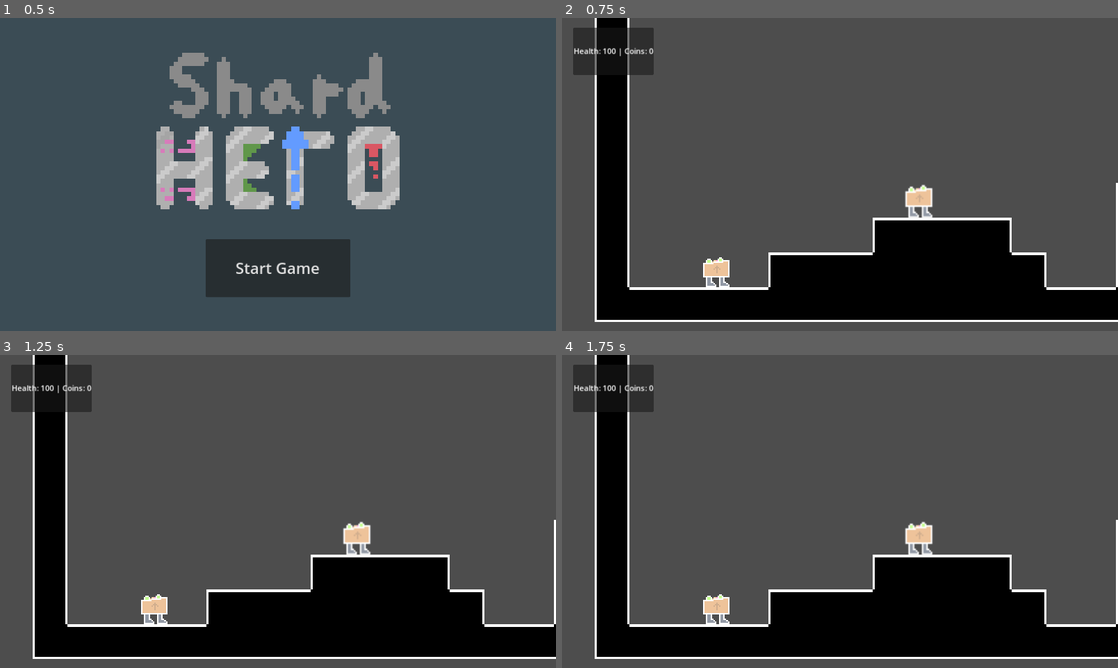
Above: before the commit, frames 1-4 (two rows, left to right).
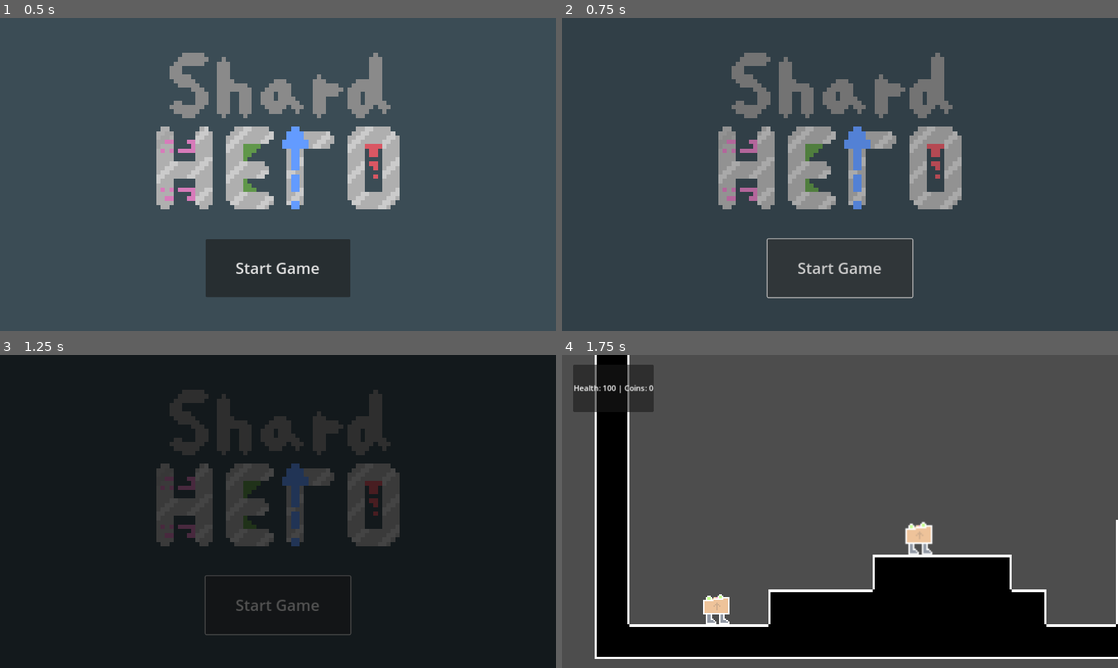
Above: after the commit, the same moments.

Repository: ShardHero/Main
Game: Godot game, scene res://scenes/title_screen.tscn
Two runs of this game, one before a commit and one after it. Both use one fixed random seed, a clock stepped at 60 frames per second and the inputs below. This scene is started directly instead of the project's main scene.
Inputs (mouse positions are in pixels of both pictures, inside the frame that each line leads up to):
- Up to frame 1 (0.5 s): no input
- Up to frame 2 (0.75 s): click "Start Game" at 0.5 s
- Up to frame 3 (1.25 s): no input
- Up to frame 4 (1.75 s): click (840, 605) at 1.25 s, where only the run after the commit has a clickable "Start Game"

Frame 1 is identical in both runs. In frame 2, 100% of the frame differs, in the area x 0-100%, y 0-100%; in frame 3, 90%; in frame 4, nothing differs.
Error after the commit: Cannot call method 'change_scene_to_file' on a null value. (res://scenes/title_screen.gd:8)

Commit message:
Fixed error with update label when main character "respawns" after losing health, change to full health and update label when character "respawns" after touching death areas, and added fade out logic to title screen scene transition

Diff:
--- a/project.godot
+++ b/project.godot
@@ -13,7 +13,6 @@
 config/name="Shard Hero"
 run/main_scene="res://scenes/level1.tscn"
 config/features=PackedStringArray("4.3", "Forward Plus")
-config/icon="res://icon.svg"
 
 [autoload]
 
--- a/scenes/death_area.gd
+++ b/scenes/death_area.gd
@@ -10,5 +10,7 @@
 		animation_player.play("fade")
 		animation_player.play("fade_in")
 		body.position = Global.spawn_position
+		Global.hp = 100
+		var_label.update_label()
 		camera.position.y = 420
 		camera.position.x = player.position.x + 300
--- a/scenes/game_manager.gd
+++ b/scenes/game_manager.gd
@@ -60,6 +60,7 @@
 			animation_player.play("fade_in")
 			main_char.position = Global.spawn_position
 			Global.hp = 100
+			var_label.update_label()
 
 func _on_damage_cooldown_timer_timeout() -> void:
 	can_take_damage = true
--- a/scenes/level1.tscn
+++ b/scenes/level1.tscn
@@ -159,6 +159,7 @@
 offset_top = 20.0
 offset_right = 190.0
 offset_bottom = 118.0
+metadata/_edit_use_anchors_ = true
 
 [node name="VarLabel" type="Label" parent="CanvasLayer/Panel"]
 unique_name_in_owner = true
--- a/scenes/title_screen.gd
+++ b/scenes/title_screen.gd
@@ -1,5 +1,8 @@
 extends Node
-
+@onready var animation_player = %AnimationPlayer
 
 func _on_button_pressed() -> void:
+	animation_player.play("fade")
+	await animation_player.animation_finished # Wait for it to finish
+
 	get_tree().change_scene_to_file("res://scenes/level1.tscn")
--- a/scenes/title_screen.tscn
+++ b/scenes/title_screen.tscn
@@ -1,7 +1,60 @@
-[gd_scene load_steps=3 format=3 uid="uid://c1mmhncol26h7"]
+[gd_scene load_steps=8 format=3 uid="uid://c1mmhncol26h7"]
 
 [ext_resource type="Script" path="res://scenes/title_screen.gd" id="1_en0v4"]
 [ext_resource type="Texture2D" uid="uid://brkd2qiag6wcn" path="res://assets/art/concept_title_draft.png" id="1_hh0x7"]
+[ext_resource type="Texture2D" uid="uid://qt5xhxkuhva4" path="res://assets/art/little_white_squre_png.png" id="3_b7dxm"]
+
+[sub_resource type="Animation" id="Animation_fw70k"]
+length = 0.001
+tracks/0/type = "value"
+tracks/0/imported = false
+tracks/0/enabled = true
+tracks/0/path = NodePath("blackbox:modulate")
+tracks/0/interp = 1
+tracks/0/loop_wrap = true
+tracks/0/keys = {
+"times": PackedFloat32Array(0),
+"transitions": PackedFloat32Array(1),
+"update": 0,
+"values": [Color(0, 0, 0, 0)]
+}
+
+[sub_resource type="Animation" id="Animation_1xst0"]
+resource_name = "fade"
+tracks/0/type = "value"
+tracks/0/imported = false
+tracks/0/enabled = true
+tracks/0/path = NodePath("blackbox:modulate")
+tracks/0/interp = 1
+tracks/0/loop_wrap = true
+tracks/0/keys = {
+"times": PackedFloat32Array(0, 1),
+"transitions": PackedFloat32Array(1, 1),
+"update": 0,
+"values": [Color(0, 0, 0, 0), Color(0, 0, 0, 1)]
+}
+
+[sub_resource type="Animation" id="Animation_r675k"]
+resource_name = "fade_in"
+tracks/0/type = "value"
+tracks/0/imported = false
+tracks/0/enabled = true
+tracks/0/path = NodePath("blackbox:modulate")
+tracks/0/interp = 1
+tracks/0/loop_wrap = true
+tracks/0/keys = {
+"times": PackedFloat32Array(0, 1),
+"transitions": PackedFloat32Array(1, 1),
+"update": 0,
+"values": [Color(0, 0, 0, 1), Color(0, 0, 0, 0)]
+}
+
+[sub_resource type="AnimationLibrary" id="AnimationLibrary_kcpja"]
+_data = {
+"RESET": SubResource("Animation_fw70k"),
+"fade": SubResource("Animation_1xst0"),
+"fade_in": SubResource("Animation_r675k")
+}
 
 [node name="TitleScreen" type="Node"]
 script = ExtResource("1_en0v4")
@@ -30,4 +83,19 @@
 theme_override_font_sizes/font_size = 32
 text = "Start Game"
 
+[node name="CanvasLayer" type="CanvasLayer" parent="."]
+
+[node name="blackbox" type="Sprite2D" parent="CanvasLayer"]
+modulate = Color(0, 0, 0, 0)
+texture_filter = 1
+position = Vector2(579.027, 314.029)
+scale = Vector2(5.4131, 3.16419)
+texture = ExtResource("3_b7dxm")
+
+[node name="AnimationPlayer" type="AnimationPlayer" parent="CanvasLayer"]
+unique_name_in_owner = true
+libraries = {
+"": SubResource("AnimationLibrary_kcpja")
+}
+
 [connection signal="pressed" from="Button" to="." method="_on_button_pressed"]
